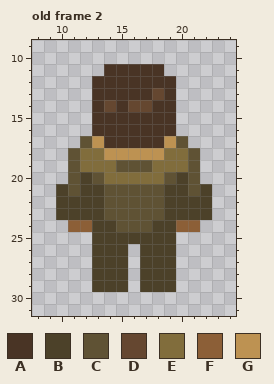
Two versions of one pixel-art file, assets/character.aseprite. The picture above is the old version.
32x32 pixels, 4 frames. Shown: old frame 2: x 8..24, y 9..31. The commit also changed other frames, which this record leaves out.
Palette (. is transparent): A #493425  B #4c4129  C #5f5234  D #654730  E #816d3c  F #8c5f37  G #bd9252
Pixels before, old frame 2, first column x 10:
11 ....AAAAA....
12 ...AAAAAAA...
13 ...AAAAADA...
14 ...ADADDAA...
15 ...AAAAAAA...
16 ...AAAAAAA...
17 ..CGAAAAAGC..
18 .CEEGGGGGEEC.
19 .CEEECCCEEEC.
20 .CBCEEEEECBC.
21 BCBBCCCCCBBCB
22 BBBBCCCCCBBBB
23 BBBBCCCCCBBBB
24 .FFBBCCCBBFF.
25 ...BBBBBBB...
26 ...BBB.BBB...
27 ...BBB.BBB...
28 ...BBB.BBB...
29 ...BBB.BBB...
After the commit:
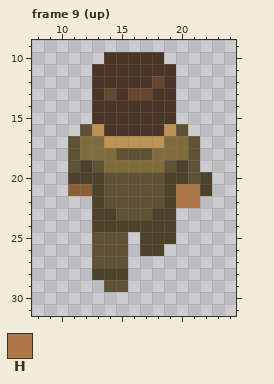
Colours new in this view: H #af794a
A new or re-ordered frame is compared with the old frame closest to it.
Change:
frames 4 -> 20
Changed rows in their new state; - is an unchanged pixel.
Frame 9 (up) is new; against old frame 2:
first column x 10:
10 ----AAAAA----
11 ---A-----A---
12 --------D----
13 ----D-DDA----
14 ----A-AA-----
16 --CG-----GC--
17 -CEEGGGGGEEC-
18 ----ECCCE----
19 --BC-EEE-CB--
20 -B-BCCCCCB--B
21 .FF-------HH-
22 ...-------HH.
23 ...-B---B-...
24 -..--BBB--..-
25 ---CCC.------
26 ---CCC---.---
27 ---CCC-...---
28 -------...---
29 ---.CC-...---
Pixel boxes of the changes (left, top, right, bottom) in both pictures:
changed: (56, 52, 212, 292)
